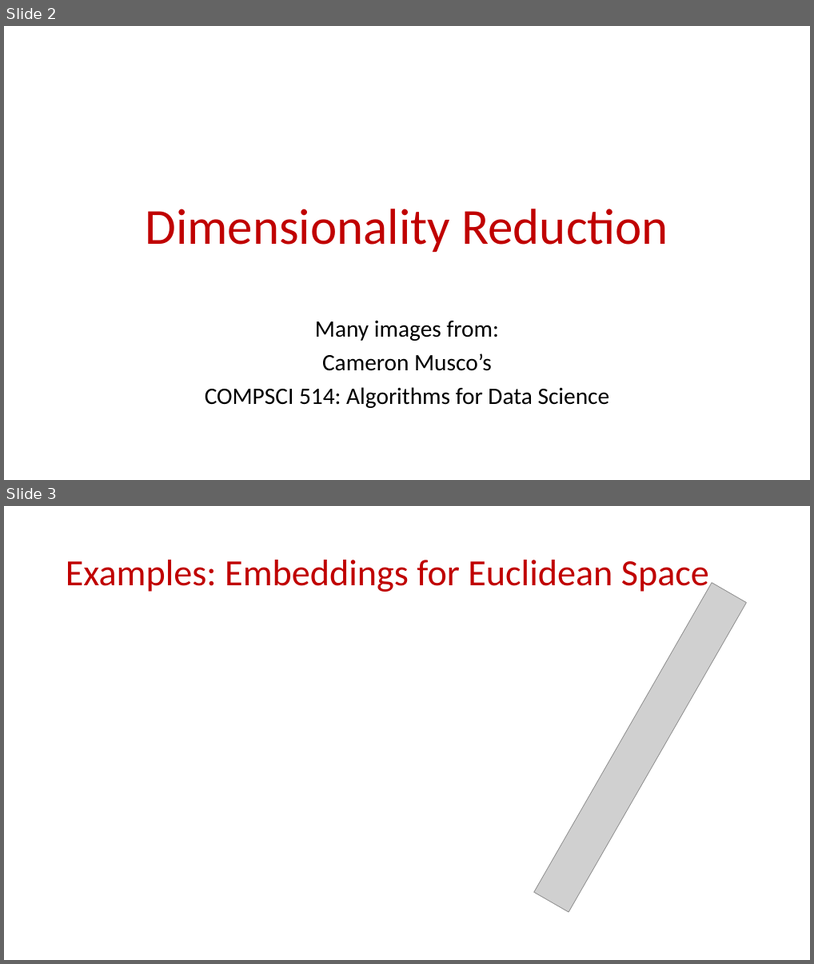
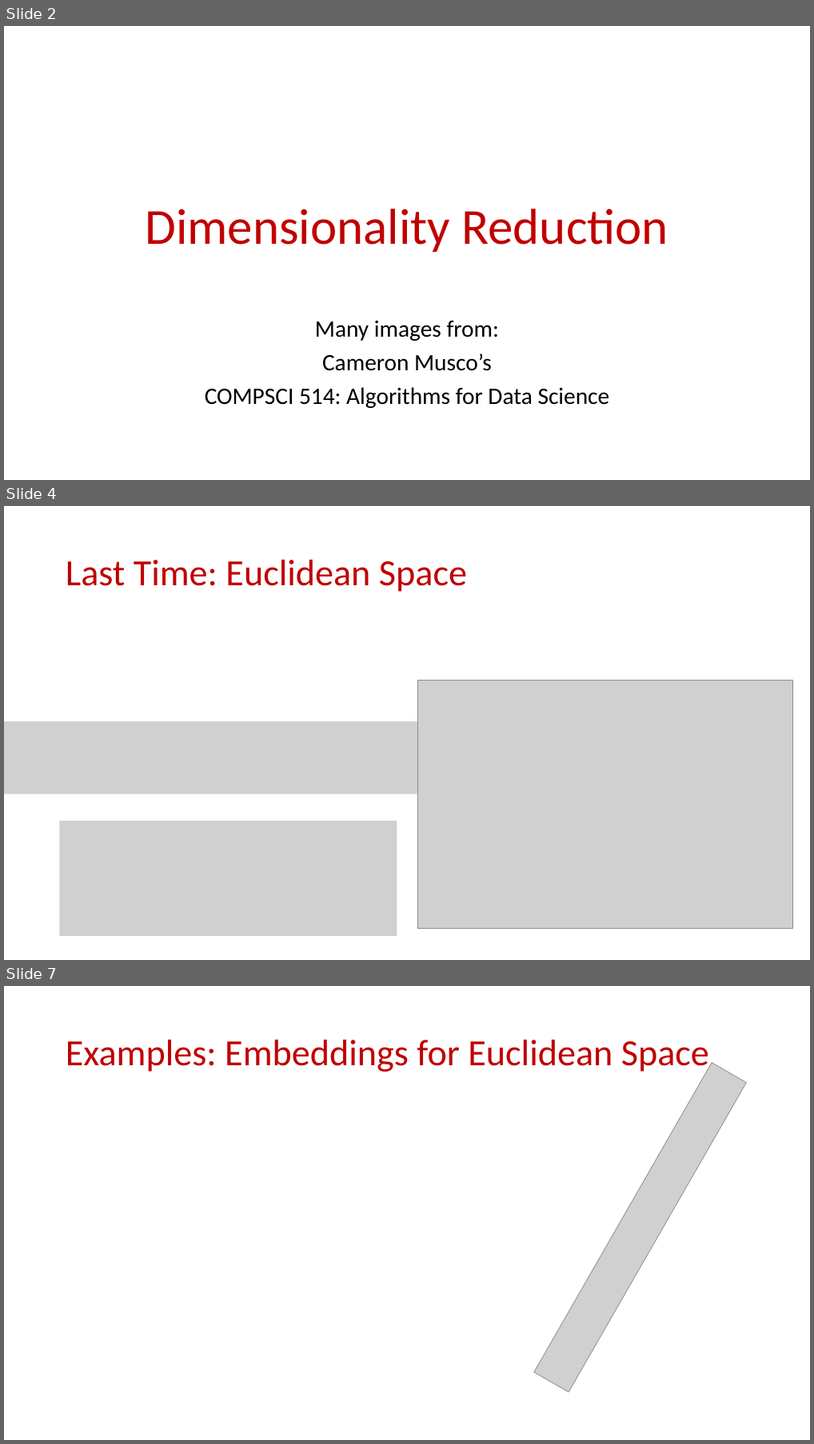
Before and after one commit to samsonzhou/samsonzhou.github.io, a slide deck: CSCE689-23/L8.pptx. Shown one above the other, each under a label of ours: slides 2 and 3 before the commit, slides 2, 4 and 7 after it; the slides between them are not shown. The pictures are 814x964 and 814x1444 pixels, drawn with LibreOffice and Linux fonts; fonts in the diff are those of the drawing; grey boxes stand for pictures. Boxes give left, top, right and bottom in pixels: in the first picture for what was removed or moved away, otherwise in the second. Text is boxed around its words. In the diff, an @@ line names an element or a change of style, - is before the commit and + after.

```diff
--- a/CSCE689-23/L8.pptx
+++ b/CSCE689-23/L8.pptx
@@ slide 4 added at (4,506,810,960), background #FFFFFF @@
@@ title added at (66,560,467,592), 44 pt, text #C00000 @@
+Last Time: Euclidean Space
@@ picture added at (418,680,794,928) @@
@@ picture added at (4,721,554,794) @@
@@ picture added at (60,820,398,936) @@
@@ what was slide 3 is now slide 7 @@
```
Also in this commit, not shown: 3 other slides added, 1 other file.
